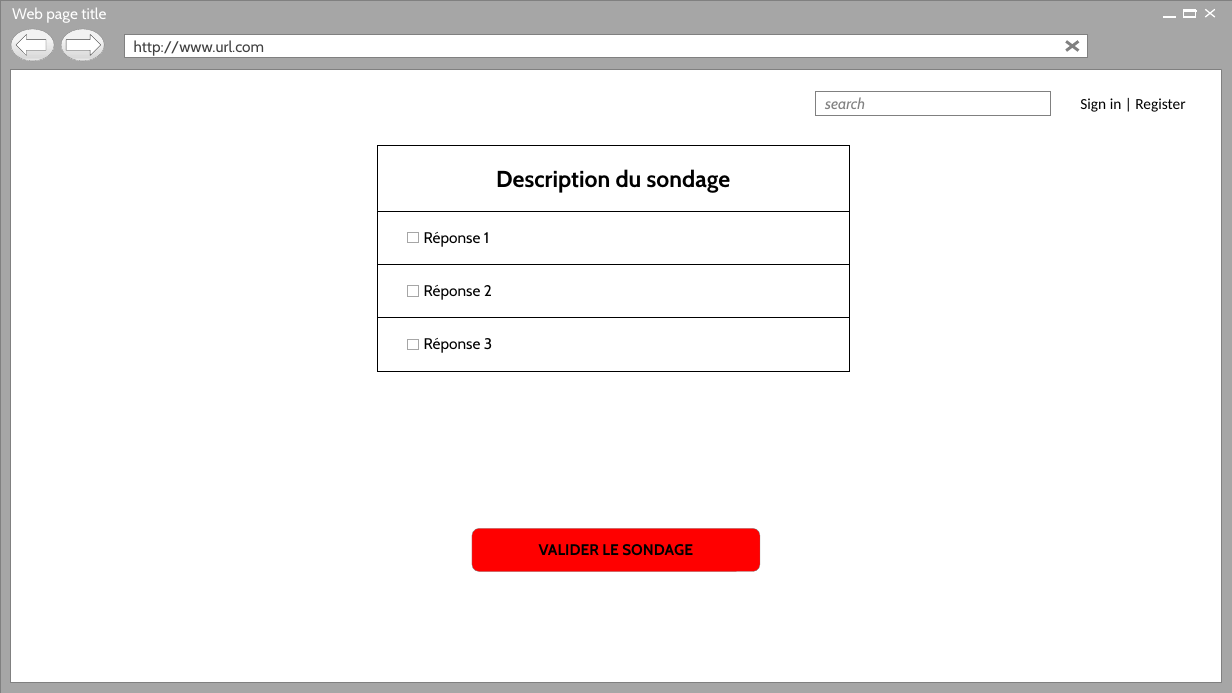
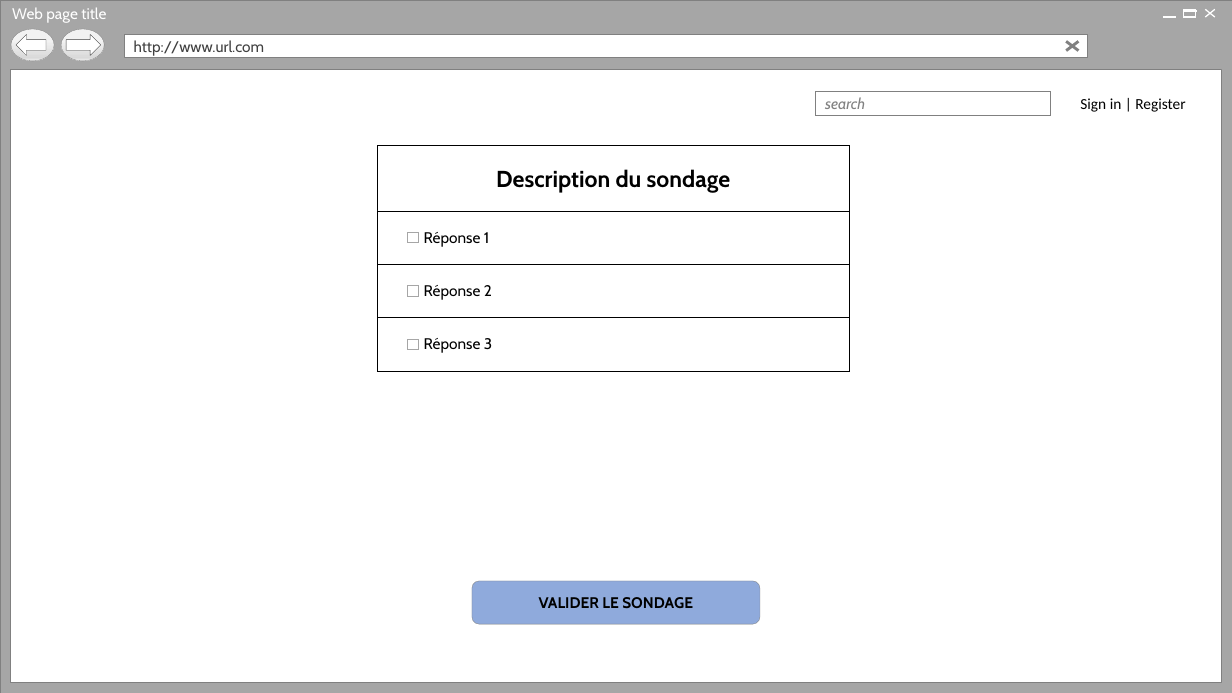
Before and after one commit to Holyz1988/PROJET1-ASP.NET, a slide deck: slide 9 of Page d’acceuil.pptx. Drawn at 1232x693 pixels with LibreOffice and Linux fonts; fonts in the diff are those of the drawing; background and template pictures are left out. Boxes give left, top, right and bottom in pixels: in the first picture for what was removed or moved away, otherwise in the second. Text is boxed around its words. In the diff, an @@ line names an element or a change of style, - is before the commit and + after.

```diff
--- a/Page d’acceuil.pptx
+++ b/Page d’acceuil.pptx
@@ rounded rectangle "VALIDER LE SONDAGE": place and size @@
-rounded rectangle "VALIDER LE SONDAGE" at [472, 529, 761, 572]
+rounded rectangle "VALIDER LE SONDAGE" at [472, 581, 761, 625]
@@ rounded rectangle "VALIDER LE SONDAGE" at [472, 581, 761, 625]: fill #FF0000 to #8FAADC @@
```
Also in this commit, not shown: 18 other slides changed, 1 slide removed.
